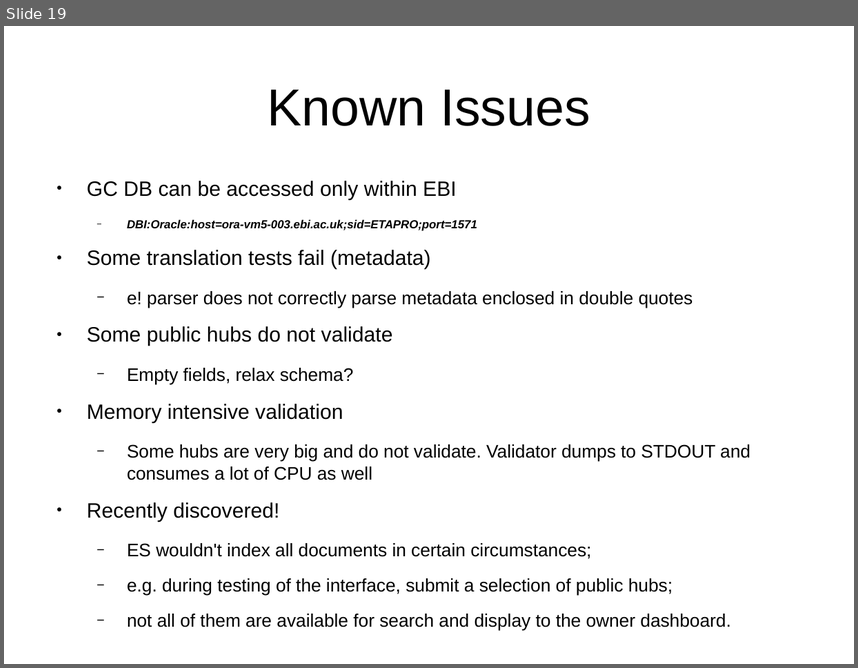
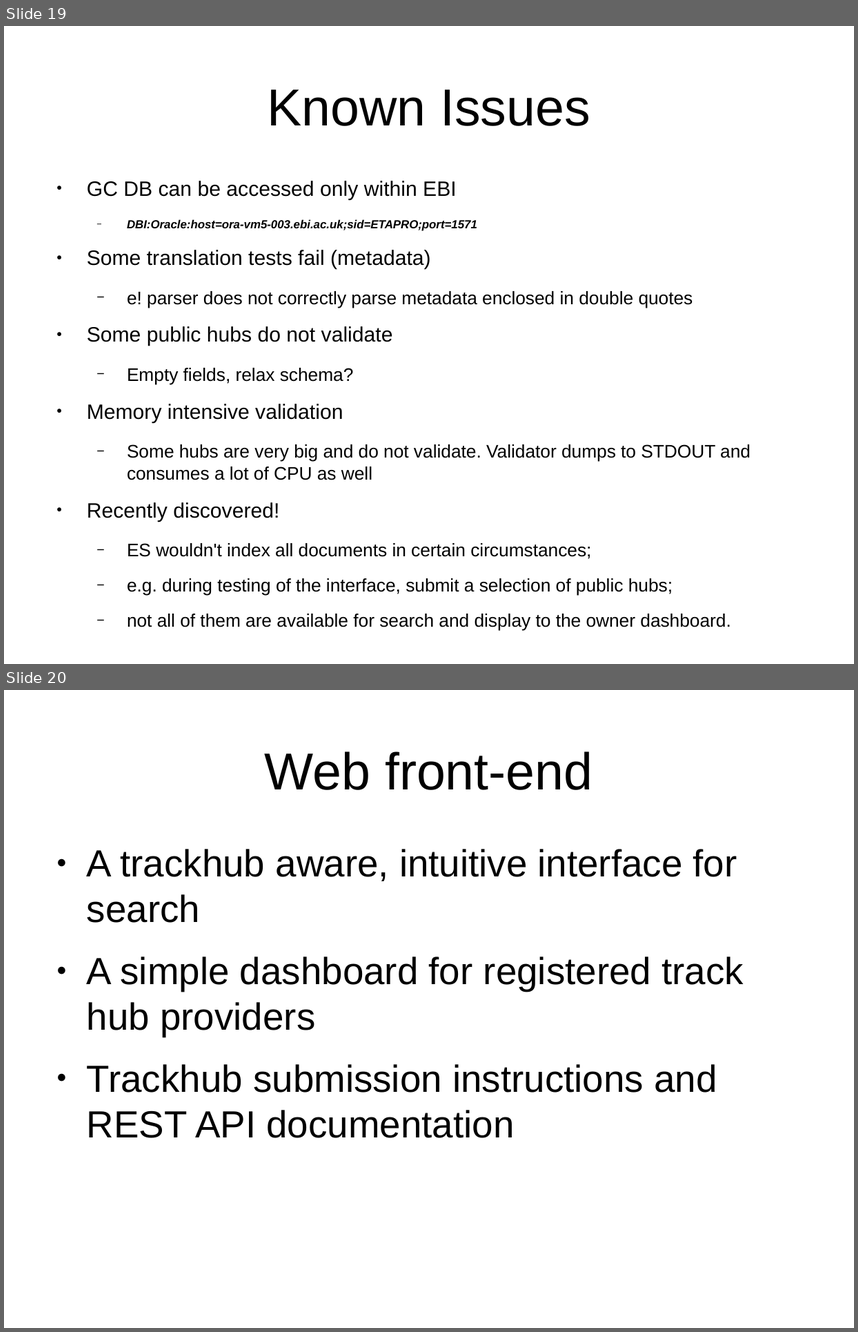
Before and after one commit to Ensembl/trackhub-registry, a slide deck: docs/code_review_07-05-15/talk.odp. Shown one above the other, each under a label of ours: slide 19 before the commit, slides 19 and 20 after it. The pictures are 858x668 and 858x1332 pixels, drawn with LibreOffice and Linux fonts; fonts in the diff are those of the drawing; background and template pictures are left out. Boxes give left, top, right and bottom in pixels: in the first picture for what was removed or moved away, otherwise in the second. Text is boxed around its words. In the diff, an @@ line names an element or a change of style, - is before the commit and + after.

Commit message:
Initiate web front-end discussion.

```diff
--- a/docs/code_review_07-05-15/talk.odp
+++ b/docs/code_review_07-05-15/talk.odp
@@ slide 20 added at box(4, 690, 854, 1328), background #FFFFFF @@
@@ title added at box(265, 751, 593, 790), 44 pt, text #000000 @@
+Web front-end
@@ text added at box(87, 849, 744, 1138), 32 pt, text #000000 @@
+● A trackhub aware, intuitive interface for search
+● A simple dashboard for registered track hub providers
+● Trackhub submission instructions and REST API documentation
```
Also in this commit, not shown: 4 other slides added, 3 other files.
